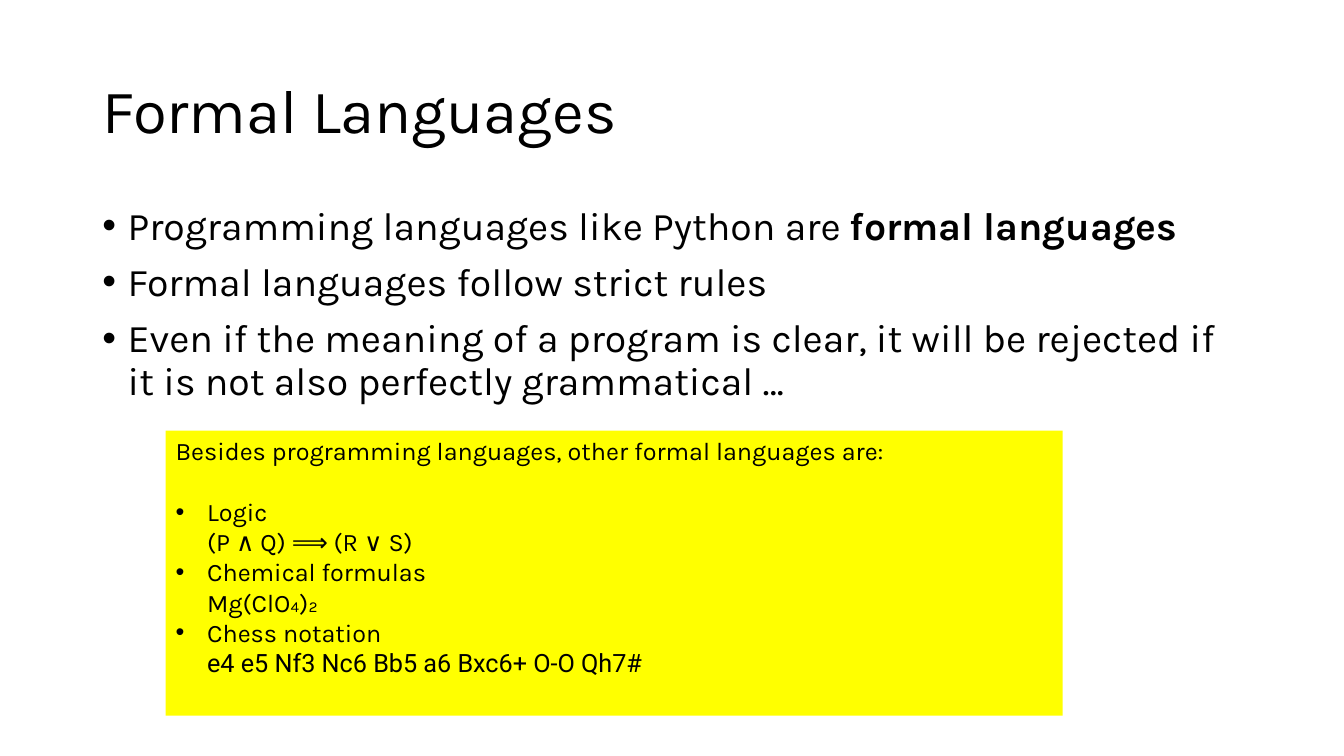
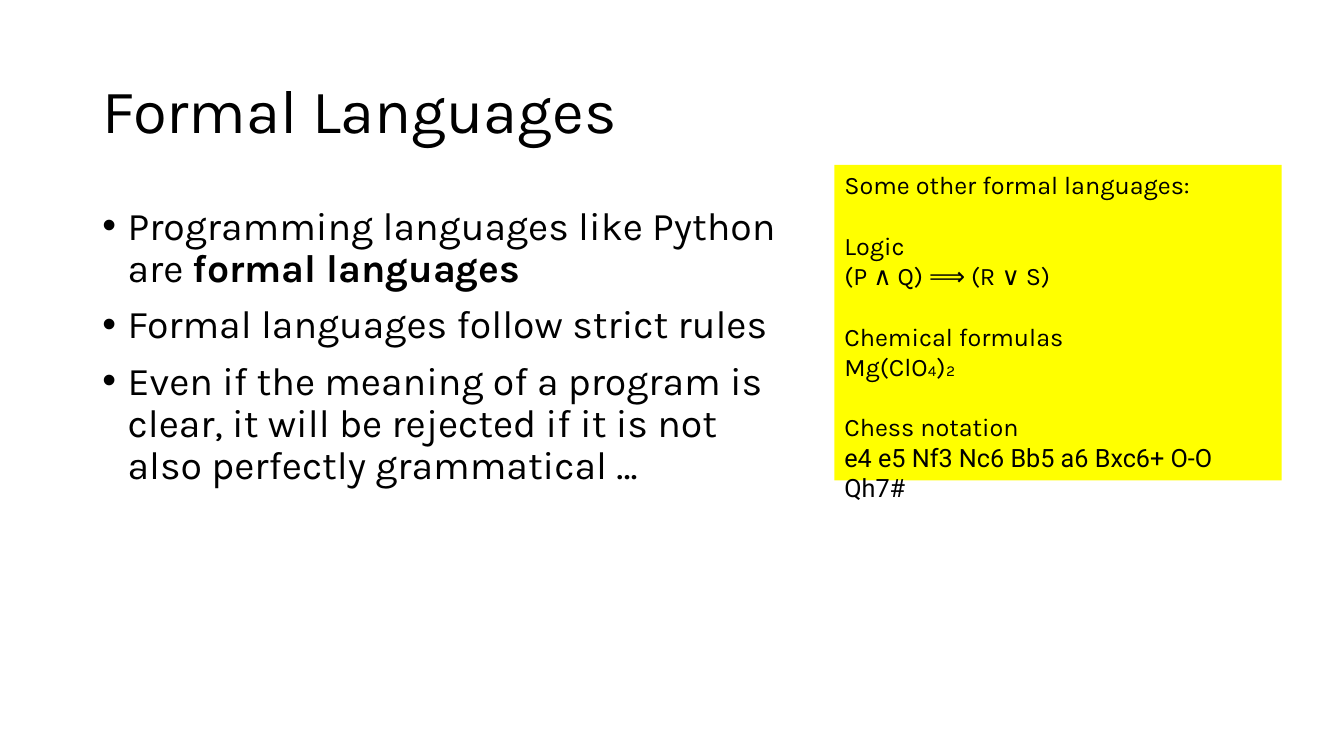
Before and after one commit to tjd1234/cmpt120spring2026, a slide deck: slide 4 of lecture_notes/chapter1/chapter1.pptx. Drawn at 1344x756 pixels with LibreOffice and Linux fonts; fonts in the diff are those of the drawing. Boxes give left, top, right and bottom in pixels: in the first picture for what was removed or moved away, otherwise in the second. Text is boxed around its words. In the diff, an @@ line names an element or a change of style, - is before the commit and + after.

```diff
--- a/lecture_notes/chapter1/chapter1.pptx
+++ b/lecture_notes/chapter1/chapter1.pptx
@@ rectangle "Some other formal languages:": place and size @@
-rectangle "Some other formal languages:" at box(165, 431, 1063, 716)
+rectangle "Some other formal languages:" at box(835, 165, 1282, 481)
@@ text in rectangle at box(844, 176, 1190, 201): text changed @@
-Besides programming languages, other formal languages are:
+Some other formal languages:
@@ text "Programming languages like Python are ..." rewrapped from box(128, 212, 1215, 405) to box(128, 213, 775, 489) @@
@@ text in rectangle at box(844, 237, 1213, 500): bullet • to none @@
```
Also in this commit, not shown: 8 other slides changed, 2 other files.
